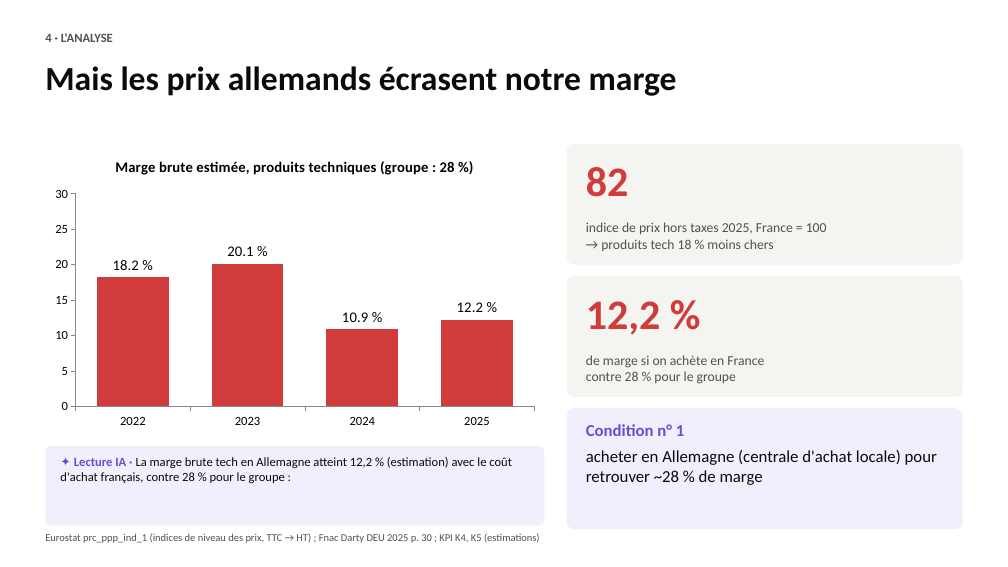
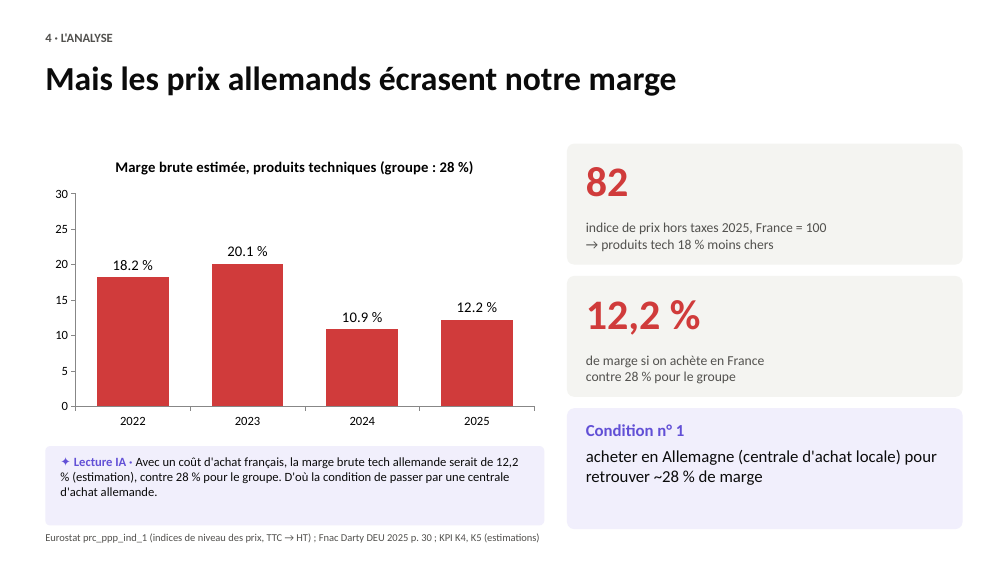
Before and after one commit to romane13long-source/fnac-expansion-allemagne, a slide deck: slide 6 of docs/Comex_Fnac_Allemagne.pptx. Drawn at 1008x567 pixels with LibreOffice and Linux fonts; fonts in the diff are those of the drawing. Boxes give left, top, right and bottom in pixels: in the first picture for what was removed or moved away, otherwise in the second. Text is boxed around its words. In the diff, an @@ line names an element or a change of style, - is before the commit and + after.

```diff
--- a/docs/Comex_Fnac_Allemagne.pptx
+++ b/docs/Comex_Fnac_Allemagne.pptx
@@ text at (60,457,518,496): text changed @@
-✦ Lecture IA · La marge brute tech en Allemagne atteint 12,2 % (estimation) avec le coût d'achat français, contre 28 % pour le groupe :
+✦ Lecture IA · Avec un coût d'achat français, la marge brute tech allemande serait de 12,2 % (estimation), contre 28 % pour le groupe. D'où la condition de passer par une centrale d'achat allemande.
```
Also in this commit, not shown: 2 other slides changed, 8 other files.
